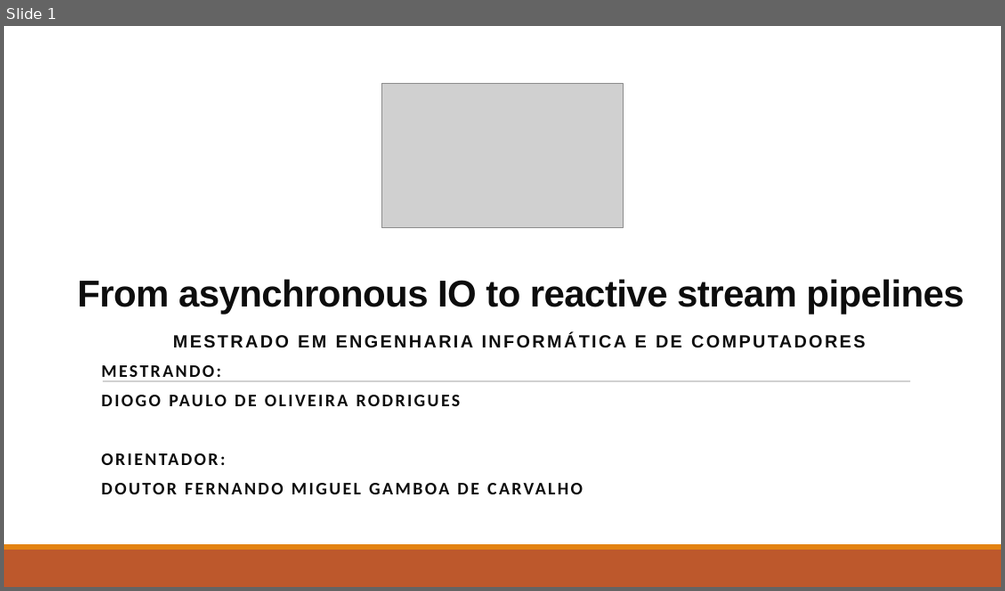
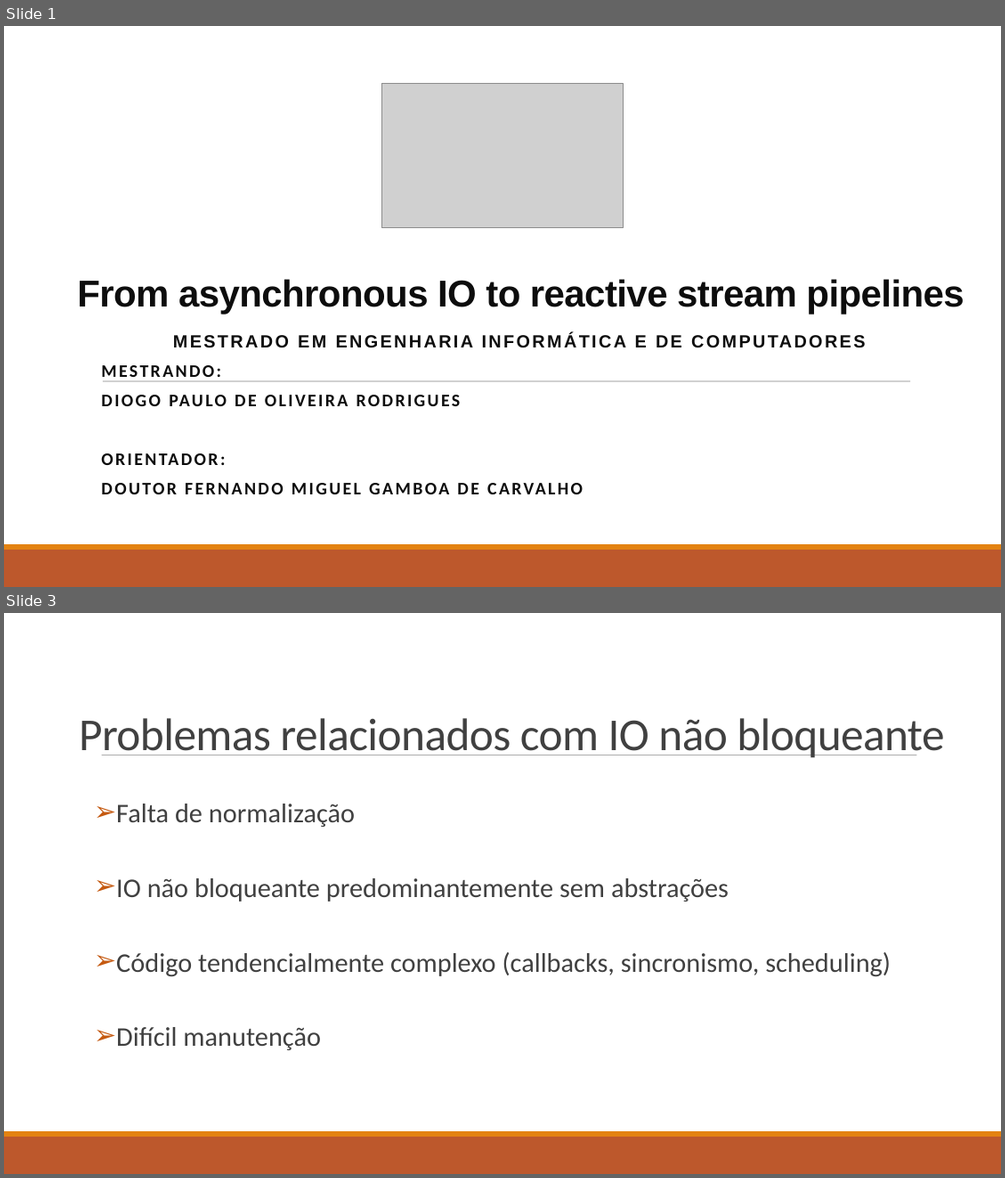
Before and after one commit to isel-sw-projects/2021-asyncio-pipelines, a slide deck: From asynchronous IO to reactive stream pipelines.ppt.odp. Shown one above the other, each under a label of ours: slide 1 before the commit, slides 1 and 3 after it; the slides between them are not shown. The pictures are 1005x591 and 1005x1178 pixels, drawn with LibreOffice and Linux fonts; fonts in the diff are those of the drawing; grey boxes stand for pictures. Boxes give left, top, right and bottom in pixels: in the first picture for what was removed or moved away, otherwise in the second. Text is boxed around its words. In the diff, an @@ line names an element or a change of style, - is before the commit and + after.

```diff
--- a/From asynchronous IO to reactive stream pipelines.ppt.odp
+++ b/From asynchronous IO to reactive stream pipelines.ppt.odp
@@ slide 3 added at <box>4,613,1001,1174</box>, background #FFFFFF; not listed: 2 template elements that a slide beside it also shows @@
@@ title added at <box>79,718,944,758</box>, 44 pt, text #404040 @@
+Problemas relacionados com IO não bloqueante
@@ line added from (102, 755) to (917, 755), #7F7F7F 0.51 pt @@
@@ text added at <box>116,803,890,1050</box>, 26 pt, text #404040 @@
+➢ Falta de normalização
+➢ IO não bloqueante predominantemente sem abstrações
+➢ Código tendencialmente complexo (callbacks, sincronismo, scheduling)
+➢ Difícil manutenção
```
Also in this commit, not shown: 4 slides changed, 1 other slide added, 6 slides removed.
